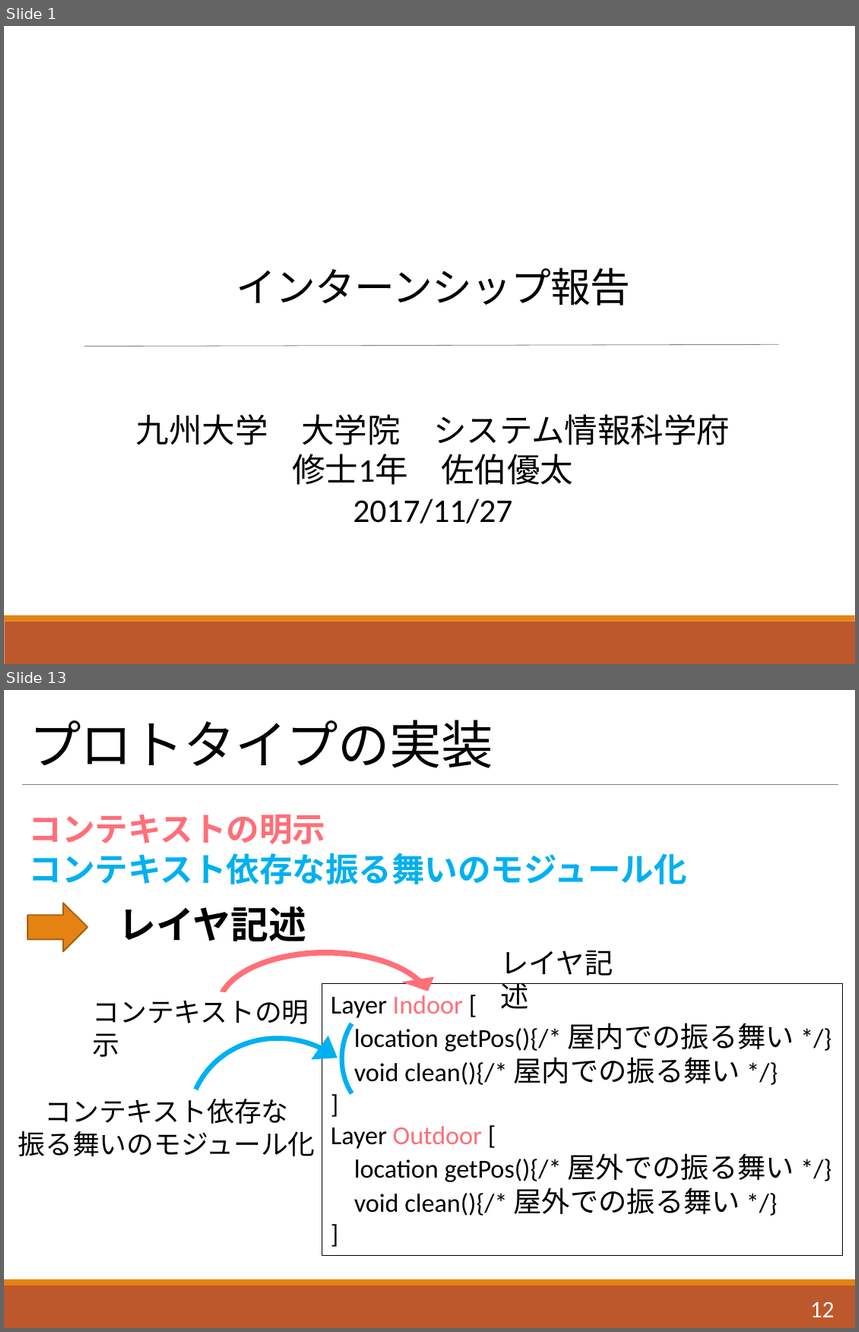
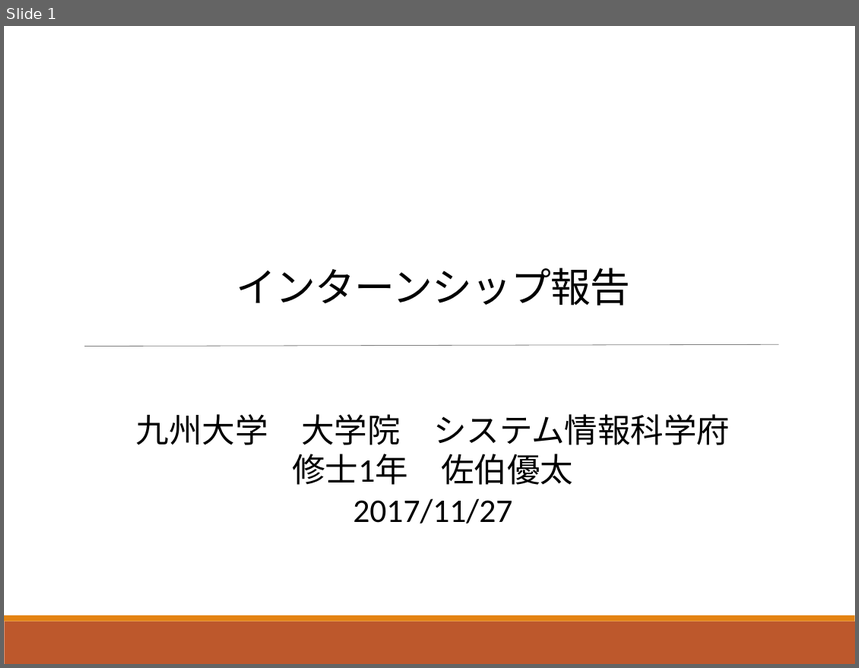
Before and after one commit to Saeki1120/Document, a slide deck: PBL/インターン報告会/インターン報告.pptx. Shown one above the other, each under a label of ours: slides 1 and 13 before the commit, slide 1 after it; the slides between them are not shown. The pictures are 859x1332 and 859x668 pixels, drawn with LibreOffice and Linux fonts; fonts in the diff are those of the drawing. Boxes give left, top, right and bottom in pixels: in the first picture for what was removed or moved away, otherwise in the second. Text is boxed around its words. In the diff, an @@ line names an element or a change of style, - is before the commit and + after.

```diff
--- a/PBL/インターン報告会/インターン報告.pptx
+++ b/PBL/インターン報告会/インターン報告.pptx
@@ slide 13 removed at box(4, 690, 855, 1328), background #FFFFFF; not listed: 1 template element that a slide beside it also shows @@
@@ title removed at box(29, 720, 493, 768) @@
-プロトタイプの実装
@@ line removed from (23, 785) to (838, 785) @@
@@ text removed at box(29, 814, 687, 885) @@
-コンテキストの明示
-コンテキスト依存な振る舞いのモジュール化
@@ right arrow removed at box(28, 903, 88, 951) @@
@@ text removed at box(119, 907, 307, 942) @@
-レイヤ記述
@@ circular arrow removed at box(202, 936, 450, 1079) @@
@@ text removed at box(500, 951, 613, 1009) @@
-レイヤ記述
@@ circular arrow removed at box(129, 980, 439, 1286) @@
@@ rectangle removed at box(322, 983, 843, 1256) @@
-Layer Indoor [
-location getPos(){/* 屋内での振る舞い */}
-void clean(){/* 屋内での振る舞い */}
-]
-Layer Outdoor [
-location getPos(){/* 屋外での振る舞い */}
-void clean(){/* 屋外での振る舞い */}
-]
@@ text removed at box(92, 1000, 309, 1057) @@
-コンテキストの明示
@@ arc (boxed as its full ellipse) removed at box(342, 1004, 427, 1113) @@
@@ text removed at box(18, 1099, 316, 1157) @@
-コンテキスト依存な
-振る舞いのモジュール化
@@ rectangle removed at box(4, 1286, 855, 1328) @@
@@ page number removed at box(810, 1303, 835, 1318) @@
-12
```
Also in this commit, not shown: 3 slides changed, 1 slide added, 55 other slides removed.
